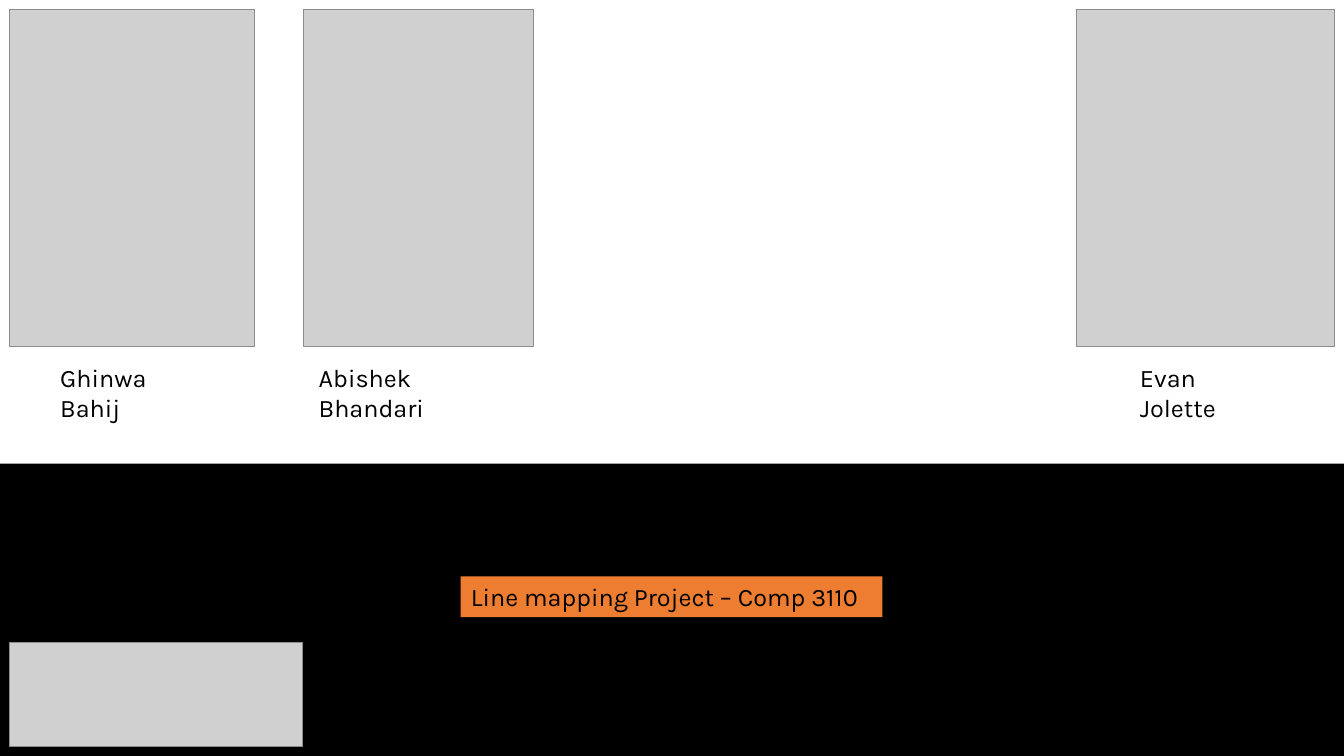
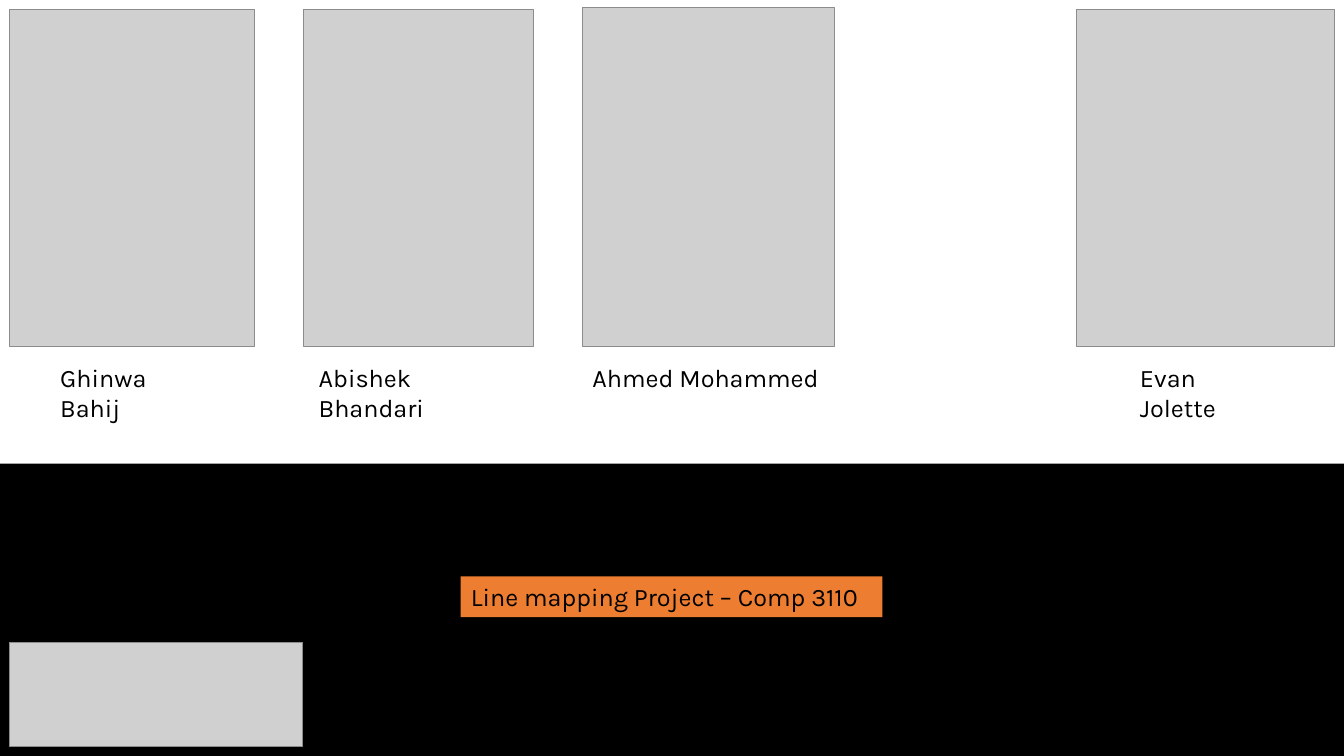
Before and after one commit to groovster/3110-project, a slide deck: slide 1 of Group members pics.pptx. Drawn at 1344x756 pixels with LibreOffice and Linux fonts; fonts in the diff are those of the drawing; grey boxes stand for pictures. Boxes give left, top, right and bottom in pixels: in the first picture for what was removed or moved away, otherwise in the second. Text is boxed around its words. In the diff, an @@ line names an element or a change of style, - is before the commit and + after.

```diff
--- a/Group members pics.pptx
+++ b/Group members pics.pptx
@@ picture added at bbox=[583, 7, 835, 346] @@
@@ text added at bbox=[592, 369, 818, 388], 18 pt, text #000000 @@
+Ahmed Mohammed
```
